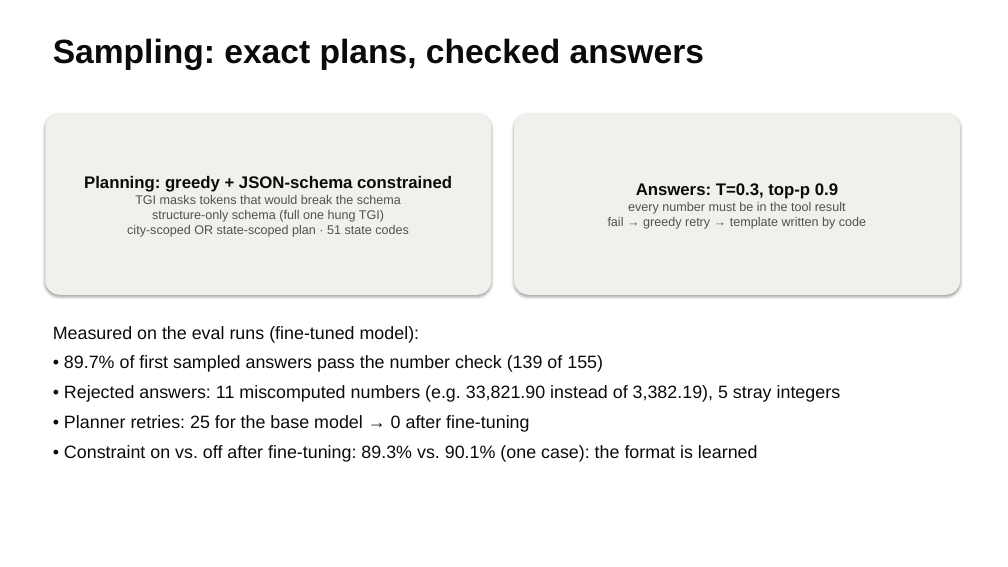
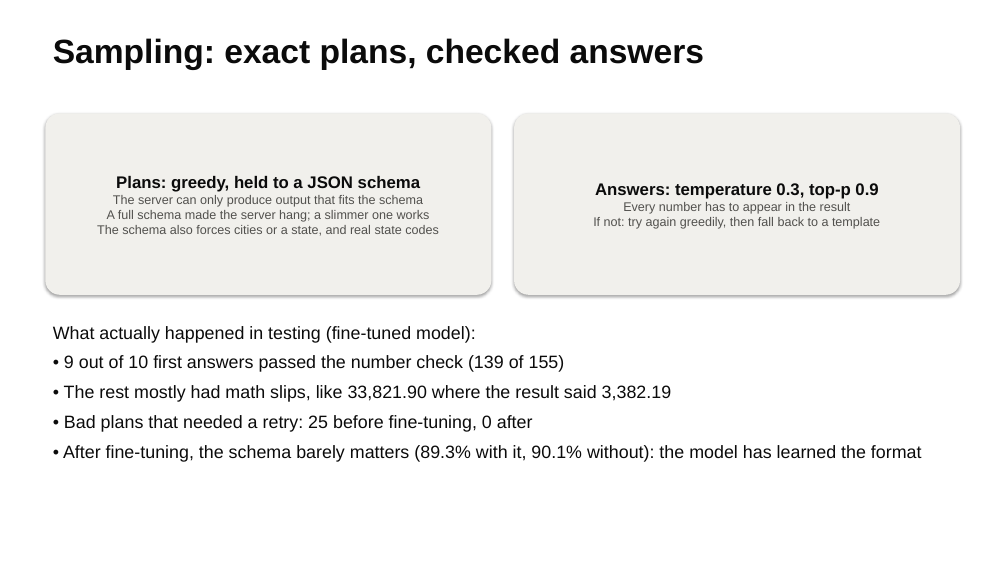
Before and after one commit to weimiao67/llm-class-final, a slide deck: slide 8 of docs/slides/housing-analyst.pptx. Drawn at 1008x567 pixels with LibreOffice and Linux fonts; fonts in the diff are those of the drawing. Boxes give left, top, right and bottom in pixels: in the first picture for what was removed or moved away, otherwise in the second. Text is boxed around its words. In the diff, an @@ line names an element or a change of style, - is before the commit and + after.

```diff
--- a/docs/slides/housing-analyst.pptx
+++ b/docs/slides/housing-analyst.pptx
@@ text in rounded rectangle at (x1=97, y1=176, x2=439, y2=236): text changed @@
-Planning: greedy + JSON-schema constrained
-TGI masks tokens that would break the schema
-structure-only schema (full one hung TGI)
-city-scoped OR state-scoped plan · 51 state codes
+Plans: greedy, held to a JSON schema
+The server can only produce output that fits the schema
+A full schema made the server hang; a slimmer one works
+The schema also forces cities or a state, and real state codes
@@ text in rounded rectangle at (x1=593, y1=183, x2=880, y2=229): text changed @@
-Answers: T=0.3, top-p 0.9
-every number must be in the tool result
-fail → greedy retry → template written by code
+Answers: temperature 0.3, top-p 0.9
+Every number has to appear in the result
+If not: try again greedily, then fall back to a template
@@ text at (x1=53, y1=326, x2=922, y2=462): text changed @@
-Measured on the eval runs (fine-tuned model):
-• 89.7% of first sampled answers pass the number check (139 of 155)
-• Rejected answers: 11 miscomputed numbers (e.g. 33,821.90 instead of 3,382.19), 5 stray integers
-• Planner retries: 25 for the base model → 0 after fine-tuning
-• Constraint on vs. off after fine-tuning: 89.3% vs. 90.1% (one case): the format is learned
+What actually happened in testing (fine-tuned model):
+• 9 out of 10 first answers passed the number check (139 of 155)
+• The rest mostly had math slips, like 33,821.90 where the result said 3,382.19
+• Bad plans that needed a retry: 25 before fine-tuning, 0 after
+• After fine-tuning, the schema barely matters (89.3% with it, 90.1% without): the model has learned the format
```
Also in this commit, not shown: 14 other slides changed, 1 other file.
